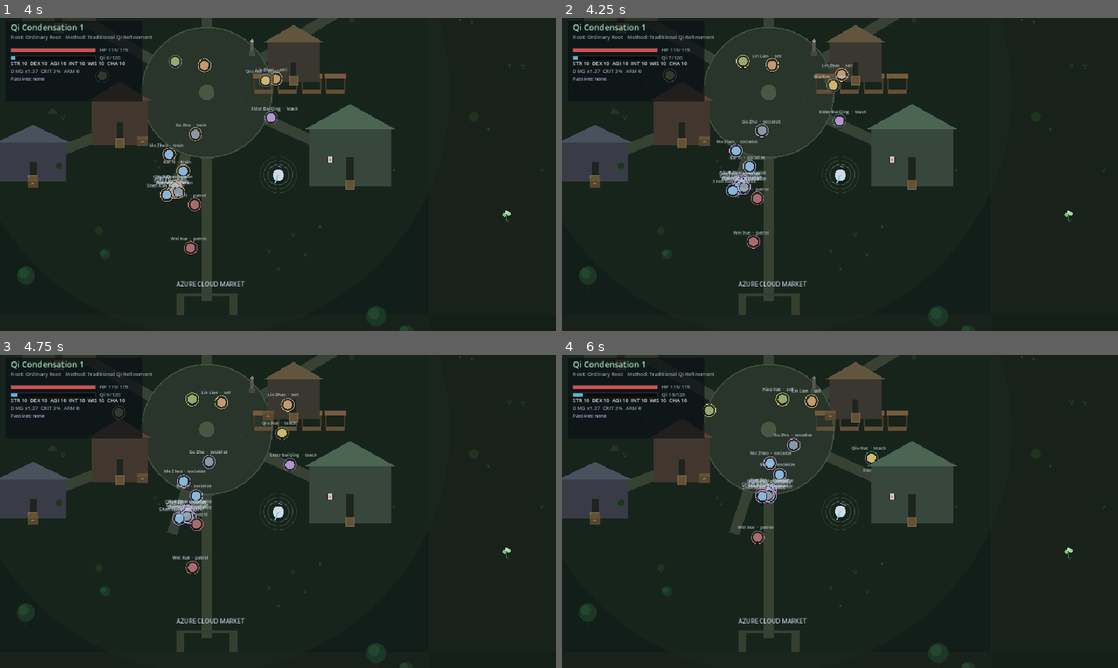
Above: before the commit, frames 1-4 (two rows, left to right).
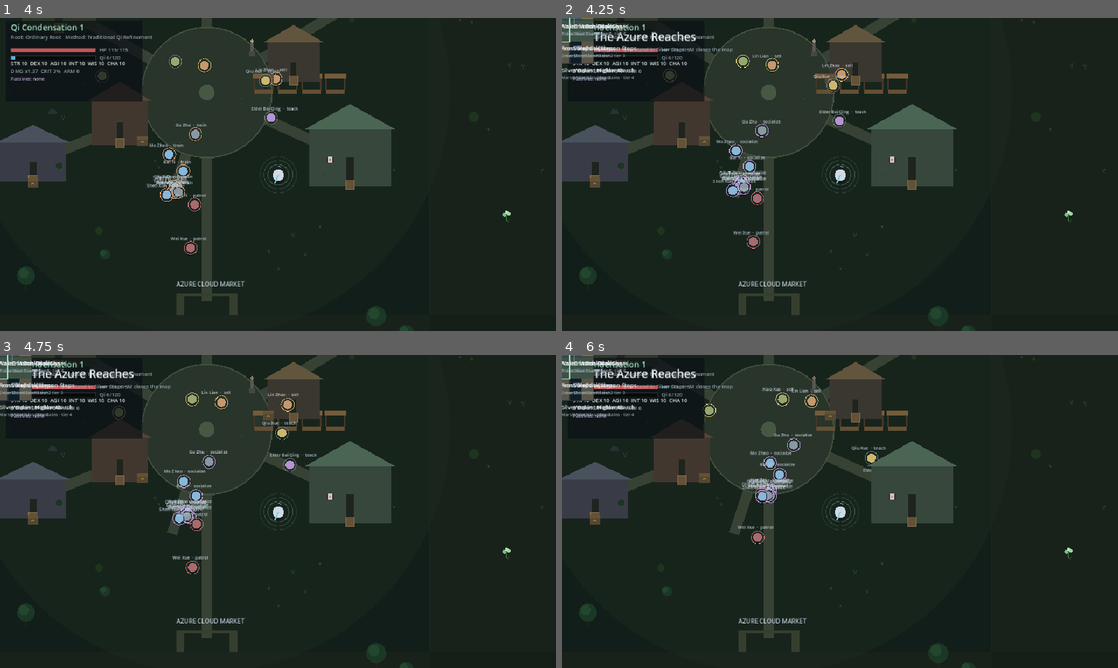
Above: after the commit, the same moments.

Repository: jiinzaa-creates/eternal-ascension
Game: Godot game, scene res://scenes/main.tscn
Two runs of this game, one before a commit and one after it. Both use one fixed random seed, a clock stepped at 60 frames per second and the inputs below.
Inputs (mouse positions are in pixels of both pictures, inside the frame that each line leads up to):
- Up to frame 1 (4 s): tap Enter (accept) at 0.5 s; move the mouse to (400, 158) at 0.52 s; hold D (move_right) 0.53-1.28 s; hold G (breakthrough) 0.53-1.28 s; click (400, 158) at 0.6 s; move the mouse to (166, 190) at 1.27 s; hold S (move_down) 1.28-2.03 s; tap G (breakthrough) at 1.35 s; click (166, 190) at 1.42 s; tap Space (dodge) at 1.55, 2.1 s; move the mouse to (333, 105) at 2.02 s; hold D (move_right) 2.03-2.78 s; click (333, 105) at 2.17 s; tap E (interact) at 2.3, 2.85 s; move the mouse to (250, 237) at 2.77 s; hold W (move_up) 2.78-3.53 s; click (250, 237) at 2.92 s; tap F (meditate) at 3.05, 3.6 s; move the mouse to (444, 221) at 3.52 s; hold A (move_left) from 3.53 s (still down); hold Shift (sprint) from 3.53 s (still down); click (444, 221) at 3.67 s
- Up to frame 2 (4.25 s): keep holding A (move_left); keep holding Shift (sprint); tap M (map, bound only after the commit) at 4.15 s
- Up to frame 3 (4.75 s): keep holding A (move_left); move the mouse to (111, 464) at 4.27 s; release Shift (sprint) at 4.28 s; tap Shift (sprint) at 4.35 s; click (111, 464) at 4.55 s
- Up to frame 4 (6 s): move the mouse to (867, 511) at 5.02 s; release A (move_left) at 5.03 s; hold S (move_down) 5.03-5.78 s; hold Enter (accept) 5.03-5.78 s; click (867, 511) at 5.17 s; tap G (breakthrough) at 5.3 s; move the mouse to (756, 433) at 5.77 s; hold D (move_right) from 5.78 s (still down); click (756, 433) at 5.85 s

Frame 1 is identical in both runs. In frame 2, 1.6% of the frame differs, in the area x 0-31%, y 0-20%; in frame 3, 1.6%; in frame 4, 1.7%, in the area x 0-52%, y 0-53%.

Commit message:
M10: continent geography and a code-drawn map
Milestone 10. There was one province and nothing above it: no continent, no
regions, no sense of where the market sat in the world.

- Continent.generate(seed) builds a 5x4 lattice of cells as pure data: land
  mask, terrain, unique region names, adjacency and distance tiers from the
  capital. Nothing is saved; it is a function of the world seed.
- Land grows outward from the capital instead of being rolled then repaired, so
  connectivity is a property of generation. A minimum region count is forced so
  an unlucky seed cannot produce a two-cell continent (the first implementation
  could, and a test caught it).
- The playable province is the capital region; region_for_world_position is the
  single place that assumption lives, ready for travel to replace.
- WorldMap draws the continent in code: terrain colours, connections, region
  names and tiers, sea, a legend, and a "you are here" outline. Layout maths is
  Continent.map_rect so it is testable without a Control.
- M opens the map. Play is frozen while it is open by disabling both player
  loops, so the overlay is never a blind walk.
- Bindings live in Settings as usual: M on keyboard, Back/Select on gamepad.

Verified: import exit 0; unit PASS 372 / FAIL 0; integration PASS 149 / FAIL 0;
boot smoke 240 frames exit 0.

🤖 Generated with Codebuff
Co-Authored-By: Codebuff <noreply@codebuff.com>

Diff:
--- a/game/core/settings.gd
+++ b/game/core/settings.gd
@@ -28,6 +28,7 @@
 	"quick_save": [KEY_F5],
 	"quick_load": [KEY_F9],
 	"toggle_help": [KEY_F1],
+	"map": [KEY_M],
 	"zoom_in": [KEY_EQUAL],
 	"zoom_out": [KEY_MINUS],
 	"accept": [KEY_ENTER],
@@ -59,6 +60,7 @@
 	"meditate": [JOY_BUTTON_Y],
 	"sprint": [JOY_BUTTON_RIGHT_SHOULDER],
 	"breakthrough": [JOY_BUTTON_DPAD_UP],
+	"map": [JOY_BUTTON_BACK],
 }
 
 ## Content toggles. Captivity is a moral/legal simulation, not an inventory system,
--- a/game/scenes/main.gd
+++ b/game/scenes/main.gd
@@ -22,6 +22,9 @@
 var world: Node2D
 var camera_rig: CameraRig
 var lighting: WorldLighting
+## Continent geography, derived from the seed and never saved.
+var continent: Dictionary = {}
+var world_map: WorldMap
 var interactables: Array = []
 var ground_items: Array = []
 var quests: QuestLog
@@ -47,6 +50,7 @@
 
 func _ready() -> void:
 	Game.new_run()
+	continent = Continent.generate(Game.world_seed)
 	DisplayPolicy.apply(get_window())
 	get_window().size_changed.connect(_on_window_resized)
 	_root_rng = Rng.stream("root_roll", 0)
@@ -122,6 +126,9 @@
 	hud = Hud.new()
 	hud.host = self
 	layer.add_child(hud)
+	world_map = WorldMap.new()
+	layer.add_child(world_map)
+	world_map.setup(continent, Continent.region_for_world_position(player.global_position))
 
 
 func _spawn_npcs() -> void:
@@ -316,6 +323,10 @@
 func _process(delta: float) -> void:
 	if player == null:
 		return
+	# The continent map is a reading screen: it freezes play instead of letting
+	# the player walk blind behind an opaque overlay.
+	if world_map != null and world_map.visible:
+		return
 	# The province is hidden inside a realm: streaming there would load chunks
 	# for tomb coordinates and spawn props under the tomb floor.
 	chunks.today = Clock.day
@@ -371,6 +382,17 @@
 
 func _on_window_resized() -> void:
 	DisplayPolicy.apply(get_window())
+
+
+func toggle_map() -> void:
+	if world_map == null or player == null or phase == "creation":
+		return
+	world_map.toggle()
+	if world_map.visible:
+		world_map.setup(continent, Continent.region_for_world_position(player.global_position))
+	# Freeze both loops, so an open map is not a blind walk.
+	player.set_physics_process(not world_map.visible)
+	player.set_process(not world_map.visible)
 
 
 func _unhandled_input(event: InputEvent) -> void:
@@ -392,6 +414,8 @@
 
 	if event.is_action_pressed("quick_save"):
 		_save(1)
+	elif event.is_action_pressed("map"):
+		toggle_map()
 	elif event.is_action_pressed("quick_load"):
 		_load_game(1)
 	elif event.is_action_pressed("toggle_help"):
--- a/game/tests/integration.gd
+++ b/game/tests/integration.gd
@@ -88,6 +88,20 @@
 	check(main.npcs.size() >= 15, "the settlement is populated with 15+ NPCs (%d)" % main.npcs.size())
 	check(main.interactables.size() >= 5, "world interactables exist (shrine, herbs, rift)")
 	check(not main.elder == null, "the quest giver exists")
+
+	# --- continent geography --------------------------------------------------
+	check(not main.continent.is_empty(), "the run has a continent")
+	check(Continent.region_for_world_position(player.global_position) == int(main.continent["capital"]), "the playable province is the capital region")
+	check(bool(Continent.region_by_index(main.continent, int(main.continent["capital"]))["capital"]), "the capital region is marked on the continent")
+	check(main.world_map != null, "the run owns a continent map")
+	check(not main.world_map.visible, "the map starts closed")
+	main.toggle_map()
+	check(main.world_map.visible, "the map opens")
+	check(main.world_map.region_count() == (main.continent["regions"] as Array).size(), "the map shows every region")
+	check(not player.is_physics_processing(), "the map freezes the player")
+	main.toggle_map()
+	check(not main.world_map.visible, "the map closes")
+	check(player.is_physics_processing() and player.is_processing(), "closing the map restores the player")
 
 	var npc: Npc = main.npcs[0]
 	check(npc.animator != null, "scheduled NPCs own an animator")
--- a/game/tests/run_tests.gd
+++ b/game/tests/run_tests.gd
@@ -24,6 +24,7 @@
 	_combat_tests()
 	_world_tests()
 	_chunk_delta_tests()
+	_continent_tests()
 	_camera_tests()
 	_display_tests()
 	_lighting_tests()
@@ -456,6 +457,76 @@
 	check(threaded_manager.chunk_count() == 25, "worker threads fill the ring too (%d)" % threaded_manager.chunk_count())
 	check(threaded_manager.signature_at(Vector2i(5, 5)) == ChunkGen.signature_for(Vector2i(5, 5), 4242), "threaded chunks match the pure generator")
 	threaded_manager.queue_free()
+
+
+# ------------------------------------------------------------- continent ----
+
+func _continent_tests() -> void:
+	print("[continent] land, names, connectivity and map layout")
+	var data := Continent.generate(777)
+	check((data["cells"] as Array).size() == Continent.COLS * Continent.ROWS, "the continent is a %dx%d lattice" % [Continent.COLS, Continent.ROWS])
+	check(int(data["capital"]) == Continent.index_of(Continent.CAPITAL), "the capital is the playable cell")
+	check(bool((data["cells"] as Array)[int(data["capital"])]["land"]), "the capital cell is always land")
+
+	var regions: Array = data["regions"]
+	check(regions.size() >= Continent.MIN_REGIONS, "a continent has at least %d regions (%d)" % [Continent.MIN_REGIONS, regions.size()])
+	check(regions.size() <= Continent.COLS * Continent.ROWS, "there cannot be more regions than cells")
+
+	var names := {}
+	for region in regions:
+		names[String(region["name"])] = true
+	check(names.size() == regions.size(), "region names are unique")
+
+	var region_map := {}
+	for region in regions:
+		region_map[int(region["index"])] = region
+	var capital_region: Dictionary = region_map[int(data["capital"])]
+	check(bool(capital_region["capital"]), "the capital region is flagged")
+	check(int(capital_region["tier"]) == 1, "the capital is tier one")
+
+	var seen := {int(data["capital"]): true}
+	var queue: Array = [int(data["capital"])]
+	while not queue.is_empty():
+		var current: int = queue.pop_front()
+		for neighbour in (region_map[current] as Dictionary)["neighbours"]:
+			if not seen.has(int(neighbour)):
+				seen[int(neighbour)] = true
+				queue.append(int(neighbour))
+	check(seen.size() == regions.size(), "every land region connects to the capital (%d/%d)" % [seen.size(), regions.size()])
+
+	var every_tier := true
+	for region in regions:
+		if int(region["tier"]) < 1:
+			every_tier = false
+	check(every_tier, "every region has a distance tier")
+
+	var mask := ""
+	for cell in data["cells"]:
+		mask += "1" if bool(cell["land"]) else "0"
+	var repeat := Continent.generate(777)
+	var repeat_mask := ""
+	for cell in repeat["cells"]:
+		repeat_mask += "1" if bool(cell["land"]) else "0"
+	check(mask == repeat_mask, "the same seed redraws the same land")
+	check(String(data["name"]) == String(repeat["name"]), "the continent keeps its name across generations")
+
+	var other_mask := ""
+	for cell in Continent.generate(778)["cells"]:
+		other_mask += "1" if bool(cell["land"]) else "0"
+	check(mask != other_mask, "a different seed redraws the land")
+
+	check(Continent.region_for_world_position(Vector2(5632, 5632)) == int(data["capital"]), "the playable province is the capital region")
+	check(int(Continent.region_by_index(data, int(data["capital"]))["index"]) == int(data["capital"]), "regions can be looked up by index")
+	check(Continent.region_by_index(data, -5).is_empty(), "an unknown region index returns nothing")
+
+	var area := Rect2(0, 0, 500, 400)
+	var first := Continent.map_rect(Vector2i(0, 0), area)
+	var east := Continent.map_rect(Vector2i(1, 0), area)
+	var south := Continent.map_rect(Vector2i(0, 1), area)
+	check(area.encloses(first) and area.encloses(east) and area.encloses(south), "map cells stay inside the drawing area")
+	check(east.position.x > first.position.x and south.position.y > first.position.y, "map cells advance east and south")
+	check(not first.intersects(east), "map cells do not overlap")
+	check(Continent.coord_of(Continent.index_of(Vector2i(3, 2))) == Vector2i(3, 2), "cell coordinates round trip")
 
 
 # -------------------------------------------------------------------- npc ----
--- a/game/ui/hud.gd
+++ b/game/ui/hud.gd
@@ -211,7 +211,7 @@
 
 
 func draw_help() -> void:
-	var lines := "WASD move · SHIFT sprint · LMB attack · SPACE dodge · F meditate · G breakthrough · E interact · 1-6 technique · F5 save · F9 load · F1 hide"
+	var lines := "WASD move · SHIFT sprint · LMB attack · SPACE dodge · F meditate · G breakthrough · E interact · 1-6 technique · M map · F5 save · F9 load · F1 hide"
 	_text(Vector2(24.0, size.y - 12.0), lines, 11, Color("#7b8b94"))
 	var pad := "Gamepad: left stick move · right stick aim · X attack · A dodge · B interact · Y meditate · RB sprint"
 	_text(Vector2(24.0, size.y - 28.0), pad, 11, Color("#6b7b84"))
--- /dev/null
+++ b/game/ui/world_map.gd
@@ -0,0 +1,110 @@
+class_name WorldMap
+extends Control
+## Continent map, drawn in code like the rest of the interface.
+##
+## It is a read-only geography screen: it shows land, terrain, connections and
+## the province the player stands in. It does not travel anywhere — fast travel
+## is a later milestone and will consume `Continent` data rather than replace it.
+
+const PANEL := Color("#0b0f12", 0.93)
+const INK := Color("#e6eef2")
+const MUTED := Color("#8fa2ab")
+const ACCENT := Color("#9fe0c0")
+const SEA := Color("#0f1e26")
+const EDGE := Color("#2b343a")
+
+const TERRAIN_COLORS := {
+	"plains": Color("#4f6b3a"),
+	"forest": Color("#2f5233"),
+	"mountains": Color("#5a5548"),
+	"marsh": Color("#3d5245"),
+	"desert": Color("#7a6a3f"),
+	"coast": Color("#3a5b63"),
+}
+
+var continent: Dictionary = {}
+var current_index := -1
+var _font: Font
+
+
+func _ready() -> void:
+	set_anchors_preset(Control.PRESET_FULL_RECT)
+	mouse_filter = Control.MOUSE_FILTER_IGNORE
+	_font = ThemeDB.fallback_font
+	visible = false
+
+
+func setup(data: Dictionary, current: int) -> void:
+	continent = data
+	current_index = current
+	queue_redraw()
+
+
+func toggle() -> void:
+	visible = not visible
+	queue_redraw()
+
+
+func region_count() -> int:
+	return (continent.get("regions", []) as Array).size()
+
+
+func _text(pos: Vector2, text: String, font_size: int = 13, color: Color = INK) -> void:
+	draw_string(_font, pos, text, HORIZONTAL_ALIGNMENT_LEFT, -1, font_size, color)
+
+
+func _draw() -> void:
+	if continent.is_empty():
+		return
+	draw_rect(Rect2(Vector2.ZERO, size), PANEL)
+	var area := Rect2(Vector2(72, 104), Vector2(size.x - 144.0, size.y - 208.0))
+	var capital_index := int(continent.get("capital", -1))
+	var capital: Dictionary = Continent.region_by_index(continent, capital_index)
+
+	_text(Vector2(area.position.x, area.position.y - 52.0), String(continent.get("name", "A continent")), 26)
+	_text(Vector2(area.position.x, area.position.y - 28.0),
+		"%d regions · you stand in %s · M closes the map" % [region_count(), String(capital.get("name", "?")), ],
+		12, MUTED)
+
+	var cells: Array = continent.get("cells", [])
+	for cell in cells:
+		var rect := Continent.map_rect(cell["coord"], area)
+		if bool(cell["land"]):
+			draw_rect(rect, TERRAIN_COLORS.get(String(cell["terrain"]), Color("#3f5a45")))
+		else:
+			draw_rect(rect, SEA)
+		draw_rect(rect, EDGE, false, 1.0)
+
+	# Land connections, drawn under the labels.
+	for cell in cells:
+		if not bool(cell["land"]):
+			continue
+		var from := Continent.map_rect(cell["coord"], area).get_center()
+		for neighbour in cell.get("neighbours", []):
+			var other: Dictionary = cells[int(neighbour)]
+			var to := Continent.map_rect(other["coord"], area).get_center()
+			draw_line(from, to, Color("#a8bfb6", 0.3), 1.0)
+
+	for region in continent.get("regions", []):
+		var rect := Continent.map_rect(region["coord"], area)
+		_text(Vector2(rect.position.x + 8.0, rect.position.y + 20.0), String(region["name"]))
+		_text(Vector2(rect.position.x + 8.0, rect.position.y + 36.0),
+			"%s · tier %d" % [String(region["terrain"]).capitalize(), int(region["tier"])], 10, MUTED)
+
+	if not capital.is_empty():
+		var rect := Continent.map_rect(capital["coord"], area)
+		draw_rect(rect, ACCENT, false, 2.0)
+		_text(Vector2(rect.position.x + 8.0, rect.end.y - 10.0), "you are here", 10, ACCENT)
+
+	# Legend.
+	var legend_y := size.y - 58.0
+	var x := area.position.x
+	for terrain in ["plains", "forest", "mountains", "marsh", "desert", "coast"]:
+		draw_rect(Rect2(Vector2(x, legend_y), Vector2(12, 12)), TERRAIN_COLORS[terrain])
+		_text(Vector2(x + 17.0, legend_y + 11.0), String(terrain).capitalize(), 10, MUTED)
+		x += 96.0
+	draw_rect(Rect2(Vector2(x, legend_y), Vector2(12, 12)), SEA)
+	_text(Vector2(x + 17.0, legend_y + 11.0), "Sea", 10, MUTED)
+	_text(Vector2(area.position.x, size.y - 26.0),
+		"The province you walk is one region of this continent. Distant regions are geography, not yet reachable.",
+		11, Color("#6b7b84"))
--- /dev/null
+++ b/game/world/continent.gd
@@ -0,0 +1,182 @@
+class_name Continent
+extends RefCounted
+## The continent above the playable province.
+##
+## One province is all that is walkable so far; the continent is the geography
+## above it. It is generated deterministically from the world seed, so it exists
+## in every save without being stored and cannot drift between sessions.
+##
+## The cell at `CAPITAL` is the province the player walks in. Connectivity is
+## enforced rather than hoped for: land that cannot be reached from the capital
+## is drowned, so no named region is ever unreachable.
+
+const COLS := 5
+const ROWS := 4
+const CAPITAL := Vector2i(2, 1)
+const GROWTH_CHANCE := 0.66
+## A continent smaller than this would not be worth mapping.
+const MIN_REGIONS := 7
+const TERRAINS := ["plains", "forest", "mountains", "marsh", "desert", "coast"]
+const NAME_A := ["Azure", "Verdant", "Hollow", "Crimson", "Jade", "Silver", "Dusk", "Ember", "Frost", "Golden"]
+const NAME_B := ["Reach", "March", "Vale", "Basin", "Highlands", "Fringe", "Expanse", "Hollows", "Steps", "Shore"]
+const CONTINENT_PARTS := ["Reaches", "Expanse", "Dominion", "Continent"]
+
+
+static func index_of(coord: Vector2i) -> int:
+	return coord.y * COLS + coord.x
+
+
+static func coord_of(index: int) -> Vector2i:
+	return Vector2i(index % COLS, index / COLS)
+
+
+## The only playable province is the capital cell; other regions are geography
+## until travel exists.
+static func region_for_world_position(_world_position: Vector2) -> int:
+	return index_of(CAPITAL)
+
+
+## Everything the map and later travel need. Pure: same seed, same continent.
+static func generate(seed_value: int) -> Dictionary:
+	var r := Rng.stream_from(seed_value, "continent", 0)
+	var cells: Array = []
+	for y in ROWS:
+		for x in COLS:
+			cells.append({
+				"coord": Vector2i(x, y),
+				"land": false,
+				"terrain": String(TERRAINS[r.randi_range(0, TERRAINS.size() - 1)]),
+				"neighbours": [],
+			})
+
+	# Land grows outward from the capital, so the continent is connected by
+	# construction instead of by repairing disconnected fragments afterwards.
+	var capital_index := index_of(CAPITAL)
+	var land := _grow(r, cells, capital_index)
+	for i in cells.size():
+		cells[i]["land"] = land.has(i)
+
+	for i in cells.size():
+		cells[i]["neighbours"] = _neighbours(i, cells) if bool(cells[i]["land"]) else []
+
+	var tiers := _distances(capital_index, cells)
+	var used_names: Dictionary = {}
+	var regions: Array = []
+	for i in cells.size():
+		if not bool(cells[i]["land"]):
+			continue
+		regions.append({
+			"index": i,
+			"coord": cells[i]["coord"],
+			"name": _unique_name(r, used_names),
+			"terrain": String(cells[i]["terrain"]),
+			"tier": int(tiers.get(i, 1)),
+			"capital": i == capital_index,
+			"neighbours": (cells[i]["neighbours"] as Array).duplicate(),
+		})
+
+	return {
+		"seed": seed_value,
+		"cols": COLS,
+		"rows": ROWS,
+		"name": _continent_name(seed_value),
+		"cells": cells,
+		"regions": regions,
+		"capital": capital_index,
+	}
+
+
+static func region_by_index(data: Dictionary, index: int) -> Dictionary:
+	for region in data.get("regions", []):
+		if int(region["index"]) == index:
+			return region
+	return {}
+
+
+## One region's rectangle inside a drawing area. Pure so map layout is testable
+## without a Control.
+static func map_rect(coord: Vector2i, area: Rect2) -> Rect2:
+	var gap := 6.0
+	var cell_size := Vector2(
+		(area.size.x - gap * float(COLS - 1)) / float(COLS),
+		(area.size.y - gap * float(ROWS - 1)) / float(ROWS)
+	)
+	return Rect2(area.position + Vector2(coord.x * (cell_size.x + gap), coord.y * (cell_size.y + gap)), cell_size)
+
+
+static func _all_neighbours(index: int, cells: Array) -> Array:
+	var coord: Vector2i = cells[index]["coord"]
+	var out: Array = []
+	var directions: Array[Vector2i] = [Vector2i(1, 0), Vector2i(-1, 0), Vector2i(0, 1), Vector2i(0, -1)]
+	for dir in directions:
+		var other := coord + dir
+		if other.x < 0 or other.y < 0 or other.x >= COLS or other.y >= ROWS:
+			continue
+		out.append(index_of(other))
+	return out
+
+
+static func _neighbours(index: int, cells: Array) -> Array:
+	var out: Array = []
+	for neighbour in _all_neighbours(index, cells):
+		if bool(cells[neighbour]["land"]):
+			out.append(neighbour)
+	return out
+
+
+## Grows a connected landmass from the capital. A minimum size is forced so a
+## run of unlucky rolls cannot produce a two-cell continent.
+static func _grow(r: RandomNumberGenerator, cells: Array, capital_index: int) -> Dictionary:
+	var land := {capital_index: true}
+	var frontier: Array = [capital_index]
+	while not frontier.is_empty():
+		var current: int = frontier.pop_front()
+		for next in _all_neighbours(current, cells):
+			if land.has(next):
+				continue
+			if r.randf() < GROWTH_CHANCE:
+				land[next] = true
+				frontier.append(next)
+
+	var guard := 0
+	while land.size() < MIN_REGIONS and guard < 200:
+		guard += 1
+		var base: int = int(land.keys()[r.randi_range(0, land.size() - 1)])
+		for next in _all_neighbours(base, cells):
+			if not land.has(next):
+				land[next] = true
+				break
+	return land
+
+
+## Distance from the capital in cells, plus one: capital is tier 1.
+static func _distances(start: int, cells: Array) -> Dictionary:
+	var tiers := {start: 1}
+	var queue: Array = [start]
+	while not queue.is_empty():
+		var current: int = queue.pop_front()
+		for next in _neighbours(current, cells):
+			if not tiers.has(next):
+				tiers[next] = int(tiers[current]) + 1
+				queue.append(next)
+	return tiers
+
+
+static func _unique_name(r: RandomNumberGenerator, used: Dictionary) -> String:
+	for attempt in 60:
+		var candidate := "%s %s" % [
+			String(NAME_A[r.randi_range(0, NAME_A.size() - 1)]),
+			String(NAME_B[r.randi_range(0, NAME_B.size() - 1)]),
+		]
+		if not used.has(candidate):
+			used[candidate] = true
+			return candidate
+	return "Nameless Reach %d" % used.size()
+
+
+static func _continent_name(seed_value: int) -> String:
+	var r := Rng.stream_from(seed_value, "continent_name", 0)
+	return "The %s %s" % [
+		String(NAME_A[r.randi_range(0, NAME_A.size() - 1)]),
+		String(CONTINENT_PARTS[r.randi_range(0, CONTINENT_PARTS.size() - 1)]),
+	]
Not shown, added: game/ui/world_map.gd.uid
Not shown, added: game/world/continent.gd.uid
Not shown, changed: docs/DEVELOPMENT.md
